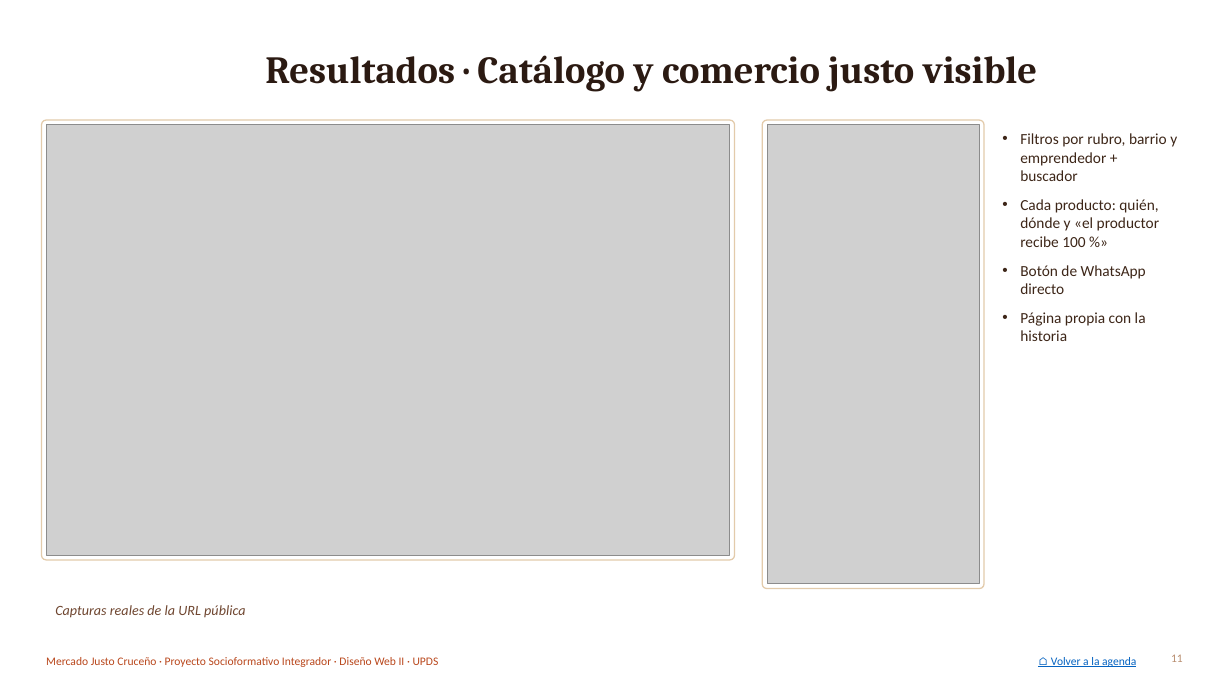
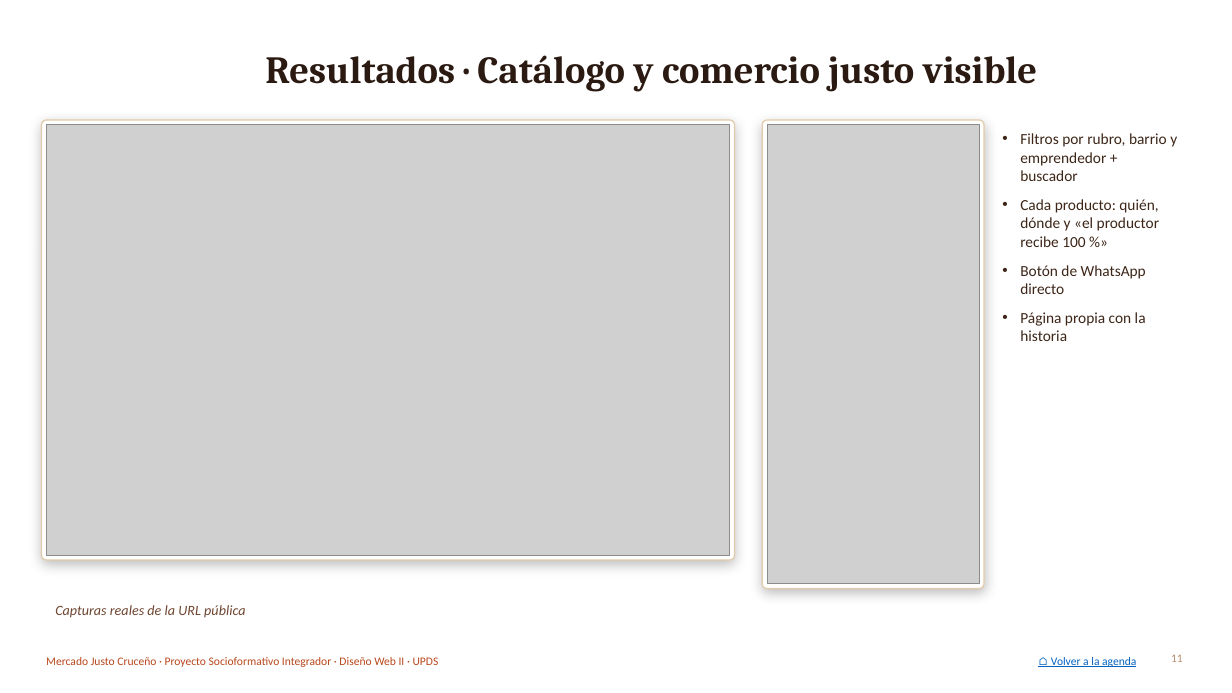
Before and after one commit to lixinrodriguez1-eng/mercado-justo-cruceno, a slide deck: slide 11 of informe-final/Presentacion_Mercado_Justo_Crucenio.pptx. Drawn at 1232x693 pixels with LibreOffice and Linux fonts; fonts in the diff are those of the drawing; grey boxes stand for pictures; background and template pictures are left out. Boxes give left, top, right and bottom in pixels: in the first picture for what was removed or moved away, otherwise in the second. Text is boxed around its words. In the diff, an @@ line names an element or a change of style, - is before the commit and + after.

```diff
--- a/informe-final/Presentacion_Mercado_Justo_Crucenio.pptx
+++ b/informe-final/Presentacion_Mercado_Justo_Crucenio.pptx
@@ rounded rectangle at (42,120,735,560): shadow changed @@
@@ rounded rectangle at (762,120,984,589): shadow on @@
```
Also in this commit, not shown: 3 other slides changed, 2 other files.
